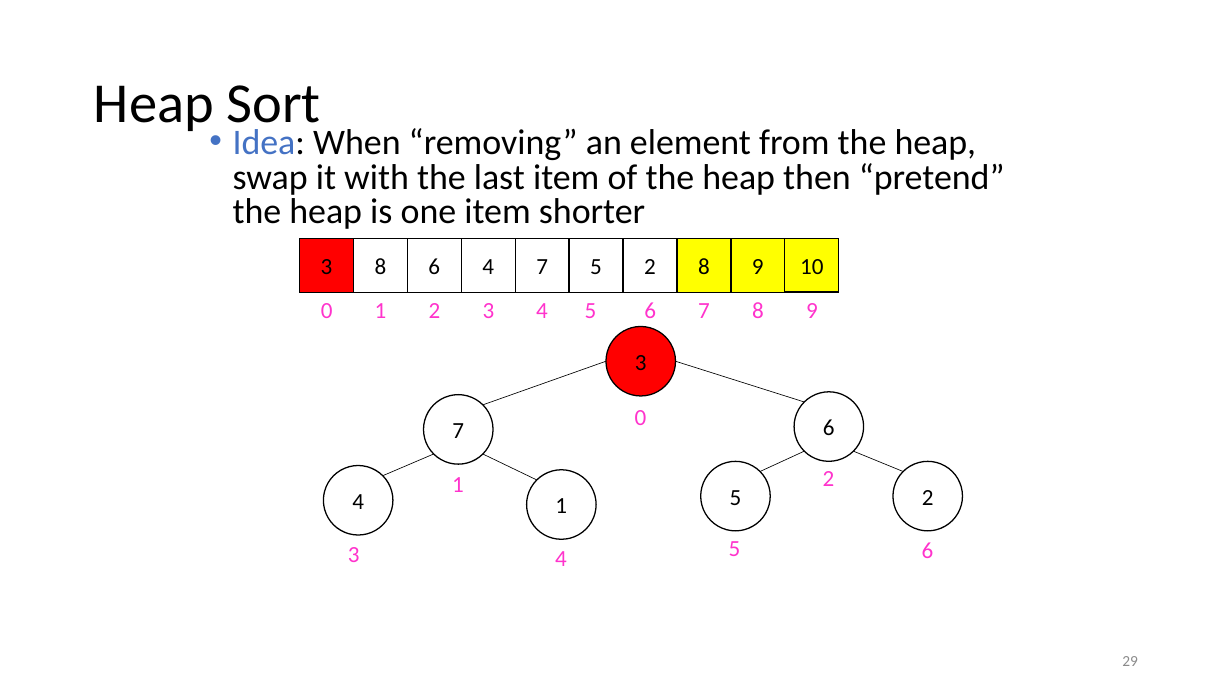
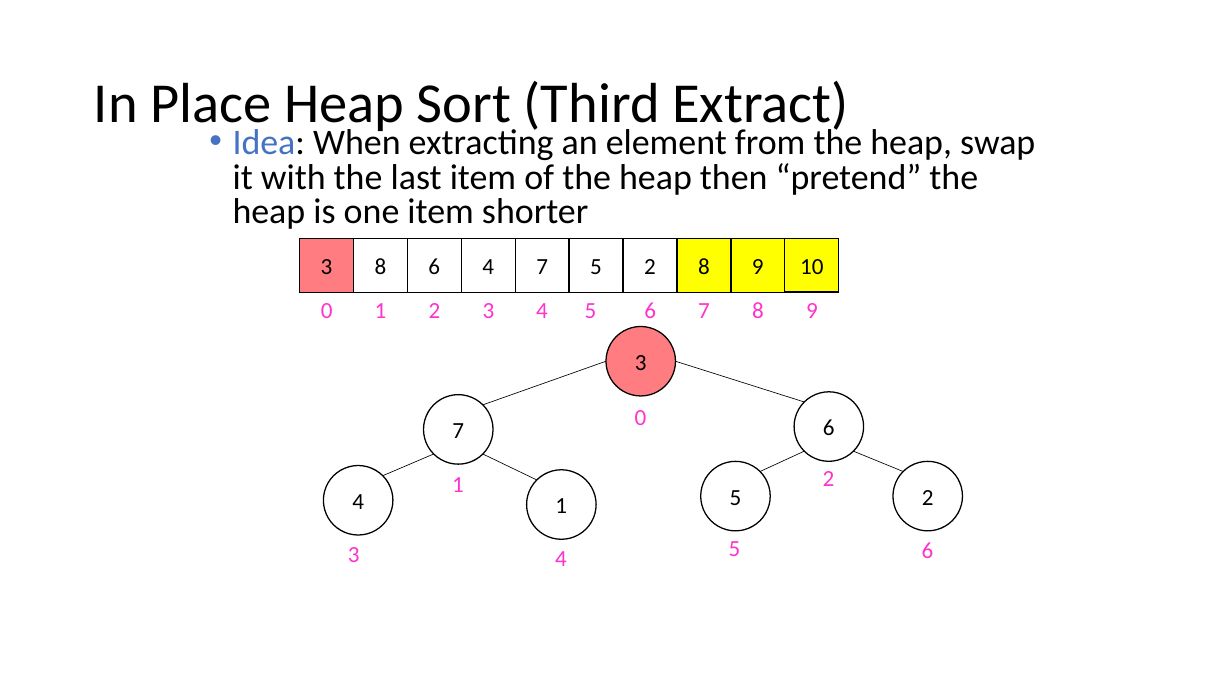
Before and after one commit to natebrunelle/cse332, a slide deck: slide 48 of demo_site/files/slides/lecture12_sorting1_inka.pptx (slide 29 before the commit). Drawn at 1232x693 pixels with LibreOffice and Linux fonts; fonts in the diff are those of the drawing. Boxes give left, top, right and bottom in pixels: in the first picture for what was removed or moved away, otherwise in the second. Text is boxed around its words. In the diff, an @@ line names an element or a change of style, - is before the commit and + after.

```diff
--- a/demo_site/files/slides/lecture12_sorting1_inka.pptx
+++ b/demo_site/files/slides/lecture12_sorting1_inka.pptx
@@ title at (94,81,848,135): text changed @@
-Heap Sort
+In Place Heap Sort (Third Extract)
@@ text at (233,125,1035,229): text changed @@
-• Idea: When “removing” an element from the heap, swap it with the last item of the heap then “pretend” the heap is one item shorter
+• Idea: When extracting an element from the heap, swap it with the last item of the heap then “pretend” the heap is one item shorter
@@ rectangle "3" at (299,238,353,292): fill #FF0000 to #FF7C80 @@
@@ ellipse "3" at (606,326,676,396): fill #FF0000 to #FF7C80 @@
@@ page number removed at (1122,656,1138,666) @@
-29
```
Also in this commit, not shown: 29 other slides changed, 17 slides added, 26 slides removed, 6 other files.
